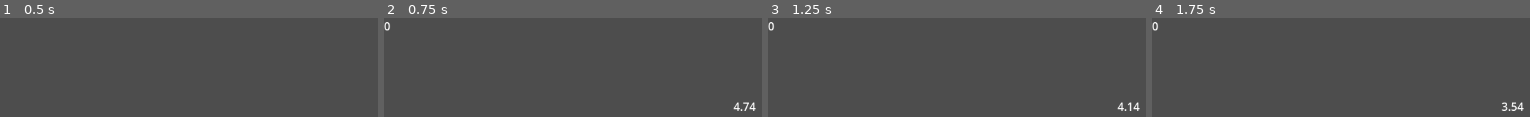
Above: before the commit, frames 1-4 (left to right).
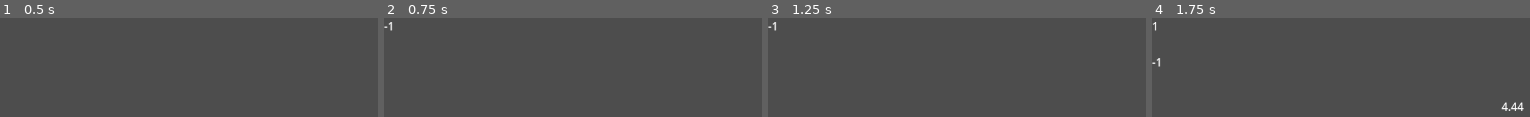
Above: after the commit, the same moments.

Repository: Nova840/GGJ2025
Game: Godot game, scene res://scenes/start_menu.tscn
Two runs of this game, one before a commit and one after it. Both use one fixed random seed, a clock stepped at 60 frames per second and the inputs below.
Inputs:
- Up to frame 1 (0.5 s): no input
- Up to frame 2 (0.75 s): tap Enter (Keyboard Start) at 0.5 s; hold D (Keyboard Right) from 0.53 s (still down); hold Space (Keyboard Action 1) from 0.53 s (still down)
- Up to frame 3 (1.25 s): keep holding D (Keyboard Right); keep holding Space (Keyboard Action 1)
- Up to frame 4 (1.75 s): tap Enter (Keyboard Start) at 1.25 s; release D (Keyboard Right) at 1.28 s; release Space (Keyboard Action 1) at 1.28 s; hold S (Keyboard Down) from 1.28 s (still down); tap Shift (Keyboard Action 2) at 1.35 s

Frame 1 is identical in both runs. In frame 2, 0.4% of the frame differs, in the area x 0-99%, y 4-94%; in frame 3, 0.4%; in frame 4, 0.4%.

Commit message:
Go back to start menu after game finished

Diff:
--- a/ggj25/scripts/game_manager.gd
+++ b/ggj25/scripts/game_manager.gd
@@ -67,7 +67,10 @@
 	for p in players_eliminated:
 		if alive_players.has(p):
 			alive_players.remove_at(alive_players.find(p))
-	get_tree().change_scene_to_file(game_scene_paths[randi_range(0, game_scene_paths.size() - 1)])
+	if alive_players.size() == 0:
+		get_tree().change_scene_to_file("res://scenes/start_menu.tscn")
+	else:
+		get_tree().change_scene_to_file(game_scene_paths[randi_range(0, game_scene_paths.size() - 1)])
 
 
 func reset_rounds_completed() -> void:
